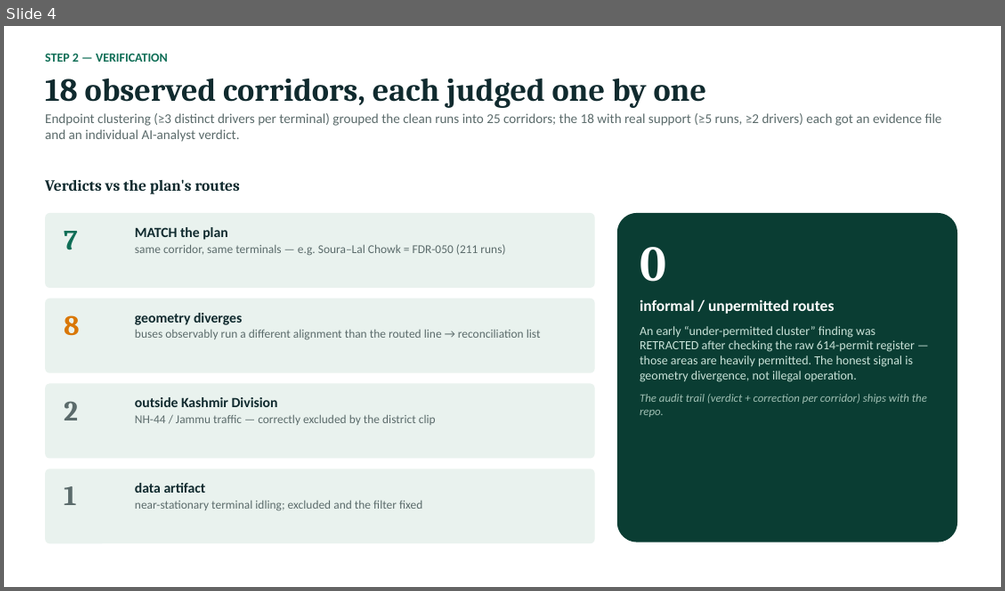
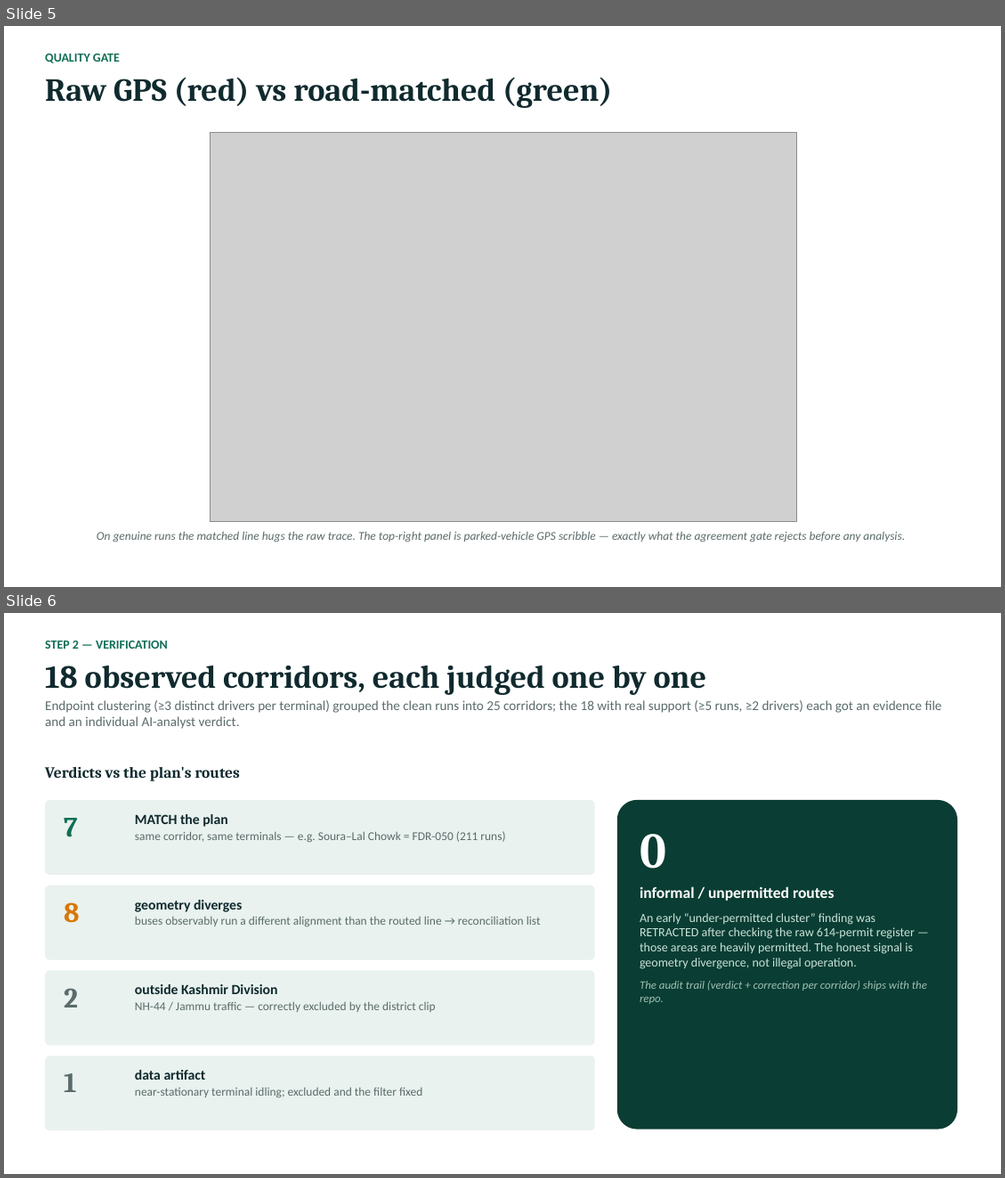
Before and after one commit to Princu-Babu/bus-sathi-trace-intelligence, a slide deck: Bus_Sathi_Trace_Intelligence_Briefing.pptx. Shown one above the other, each under a label of ours: slide 4 before the commit, slides 5 and 6 after it. The pictures are 1005x591 and 1005x1178 pixels, drawn with LibreOffice and Linux fonts; fonts in the diff are those of the drawing; grey boxes stand for pictures. Boxes give left, top, right and bottom in pixels: in the first picture for what was removed or moved away, otherwise in the second. Text is boxed around its words. In the diff, an @@ line names an element or a change of style, - is before the commit and + after.

```diff
--- a/Bus_Sathi_Trace_Intelligence_Briefing.pptx
+++ b/Bus_Sathi_Trace_Intelligence_Briefing.pptx
@@ slide 5 added at box(4, 26, 1001, 587), background #FFFFFF @@
@@ text added at box(45, 54, 612, 108), 31 pt, text #102A2E, bold @@
+QUALITY GATE
+Raw GPS (red) vs road-matched (green)
@@ picture added at box(210, 132, 797, 522) @@
@@ text added at box(97, 531, 905, 542), 11.5 pt, text #5B6B6B, italic @@
+On genuine runs the matched line hugs the raw trace. The top-right panel is parked-vehicle GPS scribble — exactly what the agreement gate rejects before any analysis.
@@ what was slide 4 is now slide 6 @@
```
Also in this commit, not shown: 2 slides changed, 2 other slides added, 1 other file.
